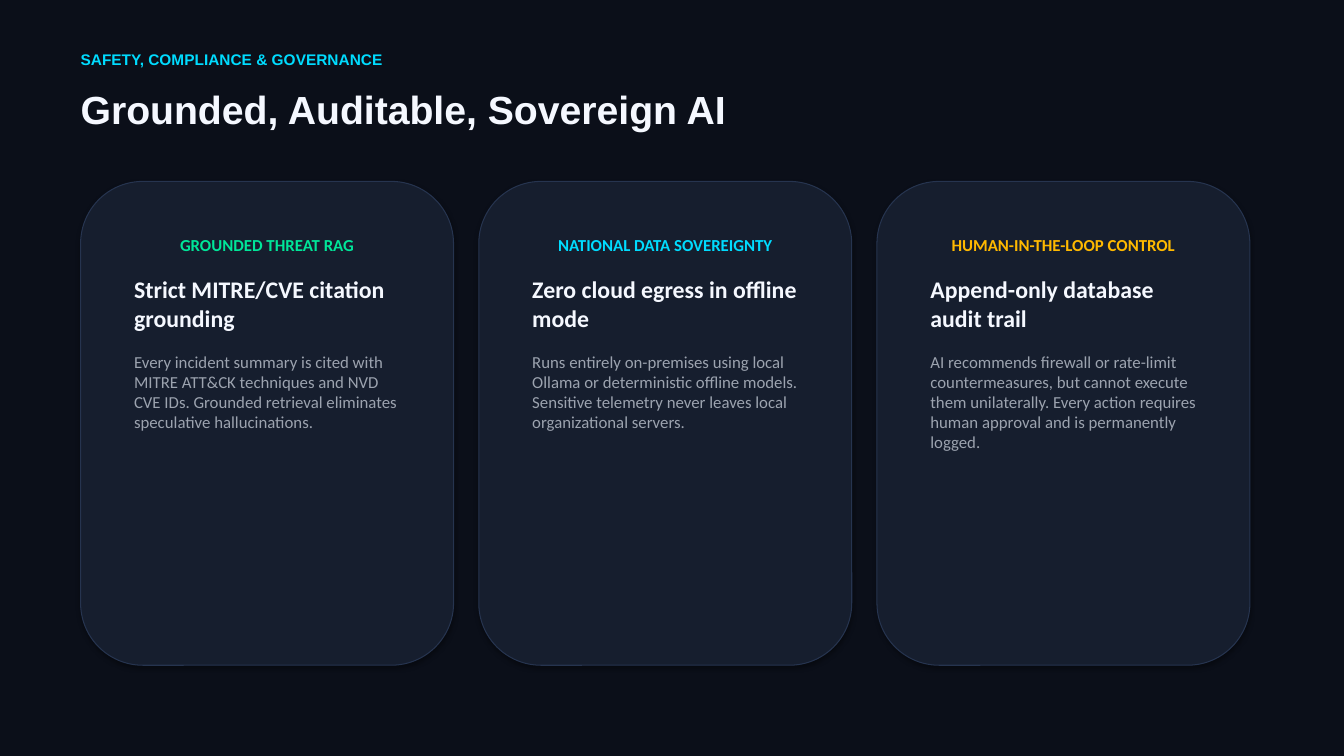
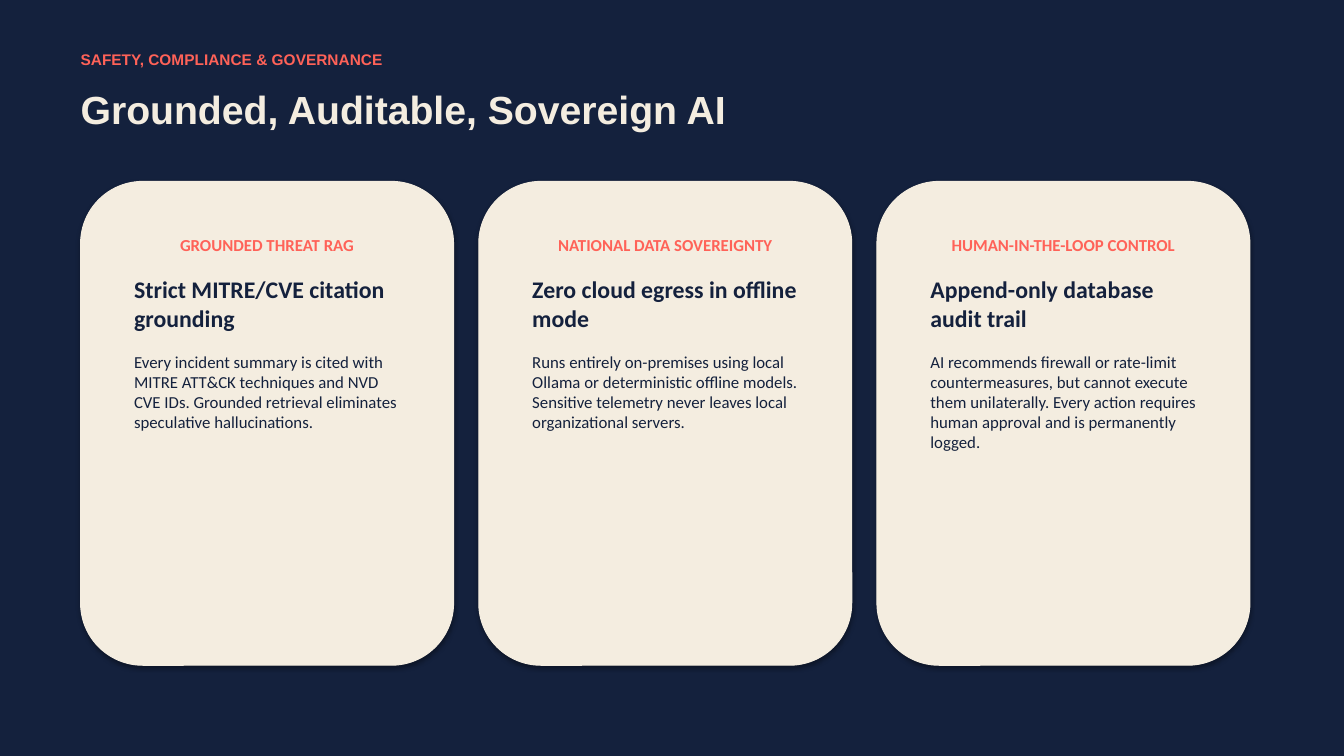
Before and after one commit to rahat4528/prohori-ai, a slide deck: slide 6 of docs/Prohori_AI_Pitch_Deck.pptx. Drawn at 1344x756 pixels with LibreOffice and Linux fonts; fonts in the diff are those of the drawing. Boxes give left, top, right and bottom in pixels: in the first picture for what was removed or moved away, otherwise in the second. Text is boxed around its words. In the diff, an @@ line names an element or a change of style, - is before the commit and + after.

```diff
--- a/docs/Prohori_AI_Pitch_Deck.pptx
+++ b/docs/Prohori_AI_Pitch_Deck.pptx
@@ rectangle at <box>0,0,1344,756</box>: fill #0B0F19 to #14213D @@
@@ text "SAFETY, COMPLIANCE & GOVERNANCE" at <box>81,54,383,68</box>: text colour #00DCFF to #FF6258 @@
@@ text "Grounded, Auditable, Sovereign AI" at <box>81,95,726,132</box>: text colour #F5F8FF to #F4EDE0 @@
@@ rounded rectangle "GROUNDED THREAT RAG" at <box>81,181,454,665</box>: text colour #00E699 to #FF6258 in "GROUNDED THREAT RAG"; text colour #F5F8FF to #14213D in "Strict MITRE/CVE citation grounding"; text colour #9CA3AF to #14213D in "Every incident summary is cited with MITRE ..."; fill #161E2E to #F4EDE0; outline #26344F 0.75 pt to #F4EDE0 0.75 pt @@
@@ rounded rectangle "NATIONAL DATA SOVEREIGNTY" at <box>479,181,852,665</box>: text colour #00DCFF to #FF6258 in "NATIONAL DATA SOVEREIGNTY"; text colour #F5F8FF to #14213D in "Zero cloud egress in offline mode"; text colour #9CA3AF to #14213D in "Runs entirely on-premises using local Ollama or ..."; fill #161E2E to #F4EDE0; outline #26344F 0.75 pt to #F4EDE0 0.75 pt @@
@@ rounded rectangle "HUMAN-IN-THE-LOOP CONTROL" at <box>877,181,1250,665</box>: text colour #FFB900 to #FF6258 in "HUMAN-IN-THE-LOOP CONTROL"; text colour #F5F8FF to #14213D in "Append-only database audit trail"; text colour #9CA3AF to #14213D in "AI recommends firewall or rate-limit countermeasures, but ..."; fill #161E2E to #F4EDE0; outline #26344F 0.75 pt to #F4EDE0 0.75 pt @@
```
Also in this commit, not shown: 7 other slides changed, 29 other files.
